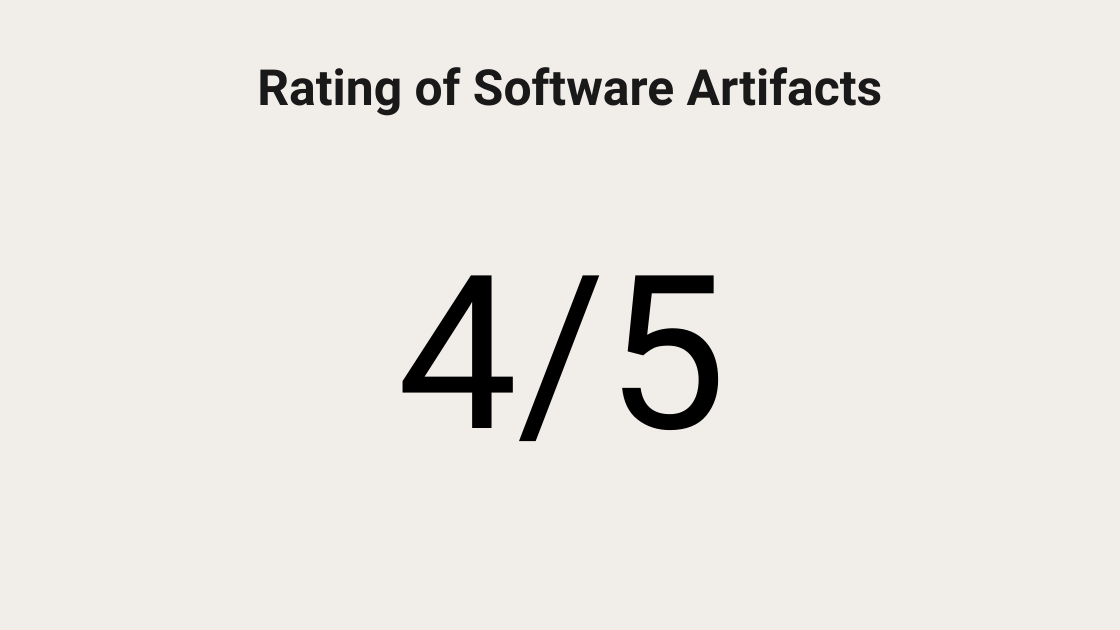
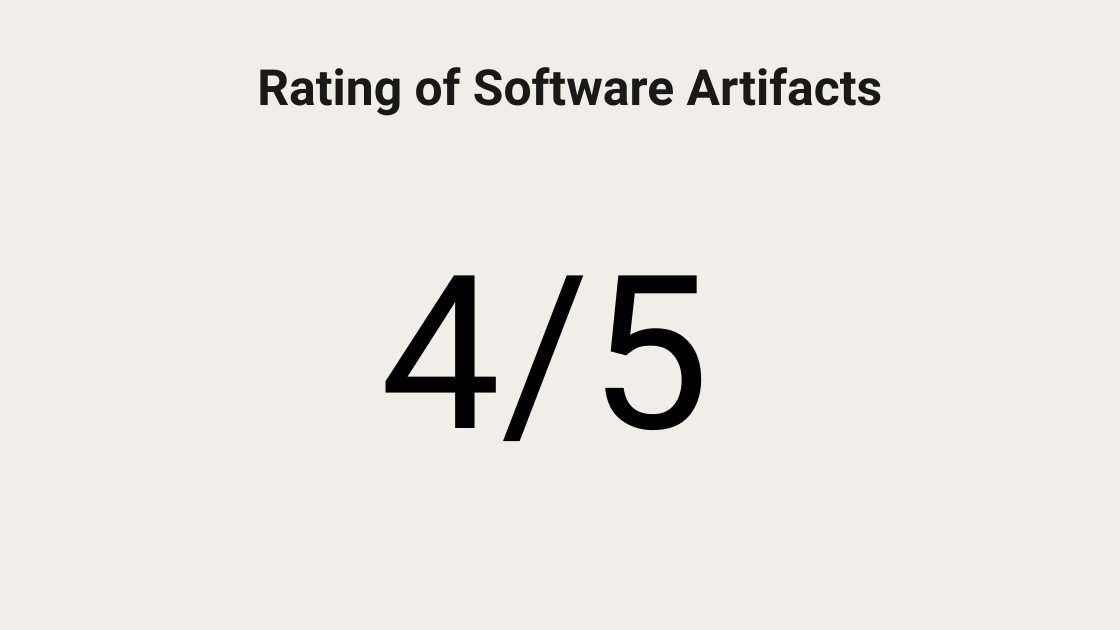
Before and after one commit to Jam-Burger/Guesthouse-Booking-and-Management-System, a slide deck: slide 9 of Documentation/PPT_Grp_6.pptx. Drawn at 1120x630 pixels with LibreOffice and Linux fonts; fonts in the diff are those of the drawing; background and template pictures are left out. Boxes give left, top, right and bottom in pixels: in the first picture for what was removed or moved away, otherwise in the second. Text is boxed around its words. In the diff, an @@ line names an element or a change of style, - is before the commit and + after.

```diff
--- a/Documentation/PPT_Grp_6.pptx
+++ b/Documentation/PPT_Grp_6.pptx
@@ text "4/5": place and size @@
-text "4/5" at (397,275,727,441)
+text "4/5" at (381,275,711,441)
```
Also in this commit, not shown: 1 other slide changed, 5 other files.
